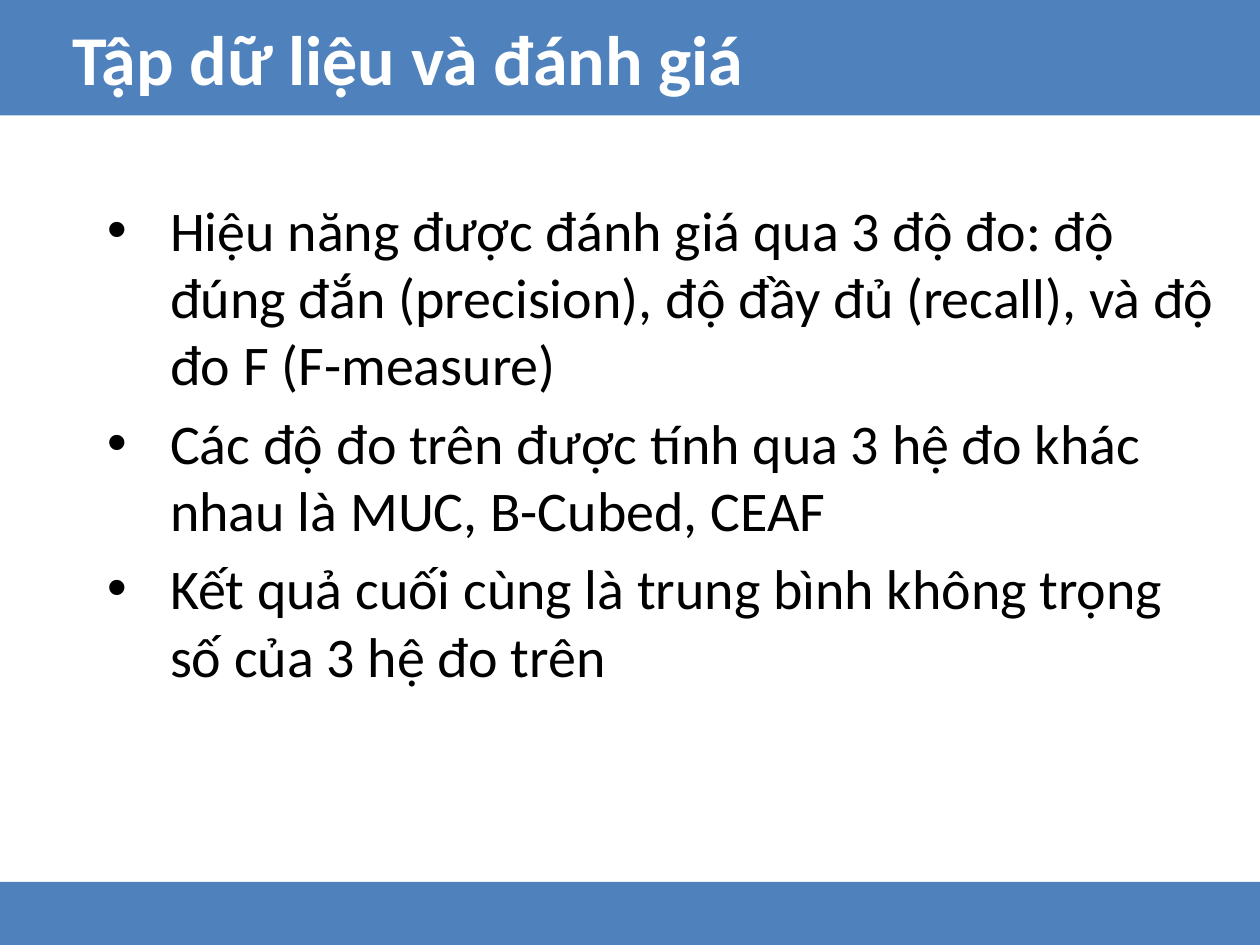
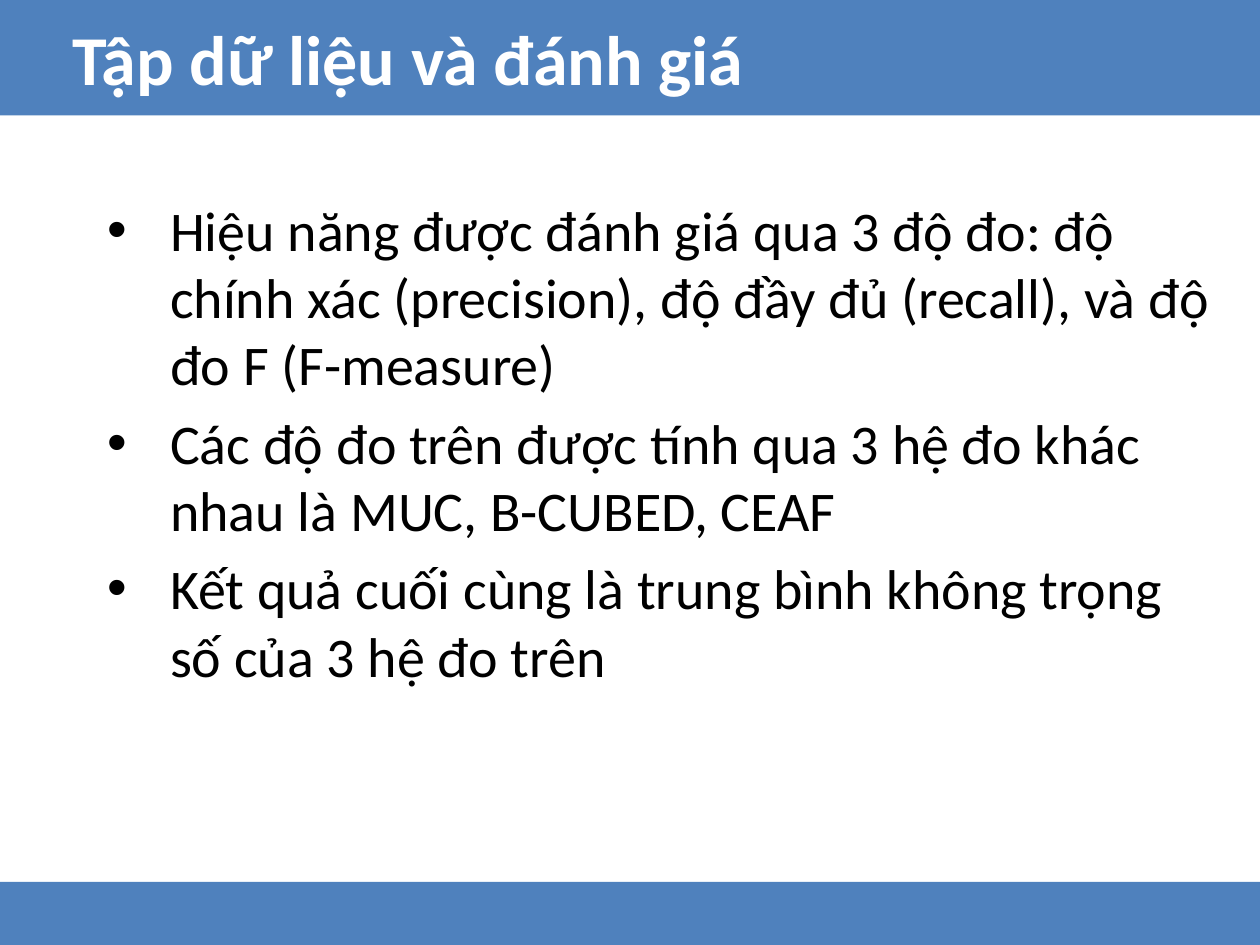
Before and after one commit to hungnd1475/graduate-thesis-hcmut-2015, a slide deck: slide 13 of reports/tttn/thay_tru.pptx (slide 14 before the commit). Drawn at 1260x945 pixels with LibreOffice and Linux fonts; fonts in the diff are those of the drawing. Boxes give left, top, right and bottom in pixels: in the first picture for what was removed or moved away, otherwise in the second. Text is boxed around its words. In the diff, an @@ line names an element or a change of style, - is before the commit and + after.

```diff
--- a/reports/tttn/thay_tru.pptx
+++ b/reports/tttn/thay_tru.pptx
@@ text at (170,212,1208,538): text changed @@
-• Hiệu năng được đánh giá qua 3 độ đo: độ đúng đắn (precision), độ đầy đủ (recall), và độ đo F (F-measure)
-• Các độ đo trên được tính qua 3 hệ đo khác nhau là MUC, B-Cubed, CEAF
+• Hiệu năng được đánh giá qua 3 độ đo: độ chính xác (precision), độ đầy đủ (recall), và độ đo F (F-measure)
+• Các độ đo trên được tính qua 3 hệ đo khác nhau là MUC, B-CUBED, CEAF
```
Also in this commit, not shown: 7 other slides changed, 1 slide removed, 1 other file.
